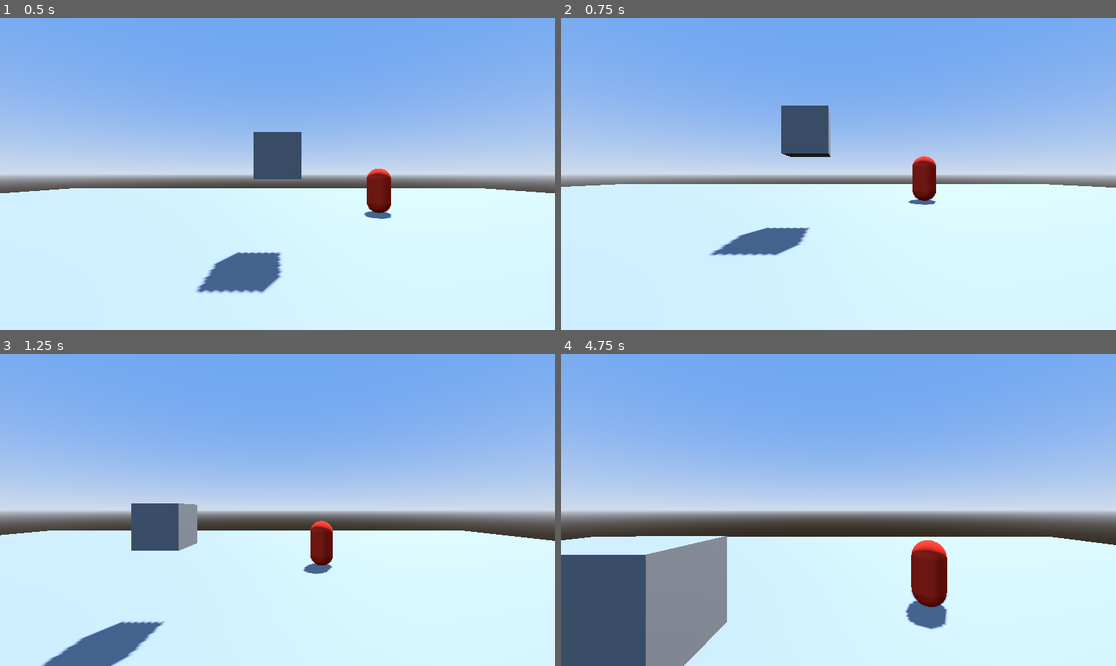
Above: before the commit, frames 1-4 (two rows, left to right).
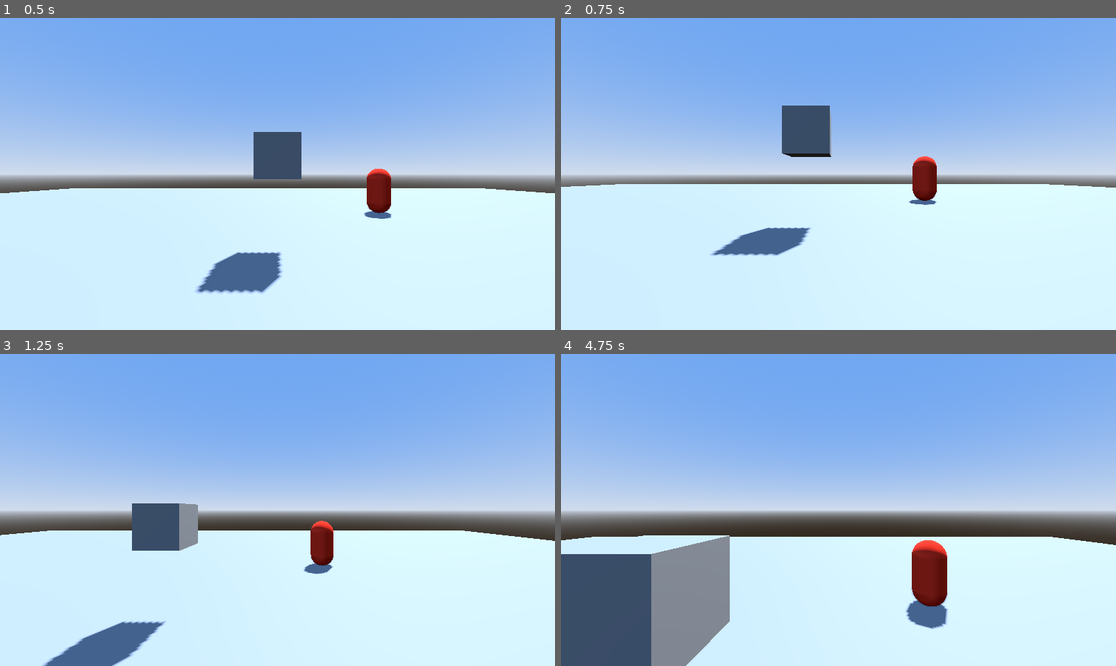
Above: after the commit, the same moments.

Repository: SlipperyMarker/UndeadsAwaitFirstExperiment
Game: Godot game, scene res://Scene/TestingGround.tscn
Two runs of this game, one before a commit and one after it. Both use one fixed random seed, a clock stepped at 60 frames per second and the inputs below.
Inputs (mouse positions are in pixels of both pictures, inside the frame that each line leads up to):
- Up to frame 1 (0.5 s): no input
- Up to frame 2 (0.75 s): tap Enter at 0.5 s; move the mouse to (960, 158) at 0.52 s; hold D (MoveRight) from 0.53 s (still down); hold Ctrl (Crouch) from 0.53 s (still down)
- Up to frame 3 (1.25 s): keep holding D (MoveRight); keep holding Ctrl (Crouch); tap Space (Jump) at 0.77, 1.07 s; tap Shift (MoveFast) at 0.8 s
- Up to frame 4 (4.75 s): move the mouse to (727, 525) at 1.27 s; release D (MoveRight) at 1.28 s; release Ctrl (Crouch) at 1.28 s; hold Escape (Back) 1.28-2.03 s; tap Shift (MoveFast) at 1.35, 3.05 s; tap Space (Jump) at 1.52, 1.55, 1.82, 3.02, 3.32, 3.77, 3.8, 4.07, 4.52 s; move the mouse to (894, 441) at 2.02 s; hold D (MoveRight) 2.03-2.78 s; hold Space (Jump) 2.03-2.78 s; tap Ctrl (Crouch) at 2.3, 2.85, 4.55 s; move the mouse to (810, 572) at 2.77 s; hold W (MoveForward) 2.78-3.53 s; move the mouse to (1005, 556) at 3.52 s; hold Shift (MoveFast) 3.53-4.28 s; hold A (MoveLeft) from 3.53 s (still down); move the mouse to (672, 463) at 4.27 s; click (672, 463) at 4.35 s

Frame 1 is identical in both runs. In frame 2, 0.2% of the frame differs, in the area x 4-91%, y 28-76%; in frame 3, 0.3%; in frame 4, 0.7%, in the area x 0-98%, y 58-100%.

Commit message:
Fix - Code 4.5.2 - movement Fix 2
now the crouching / sprinting / jumping is reliable, the key presses actually do their job 99% of the time.

how did i achieve this? i learned my mistake by random when i realized im giving arguments to the functions that im writing but not using (event from _unhandled_event() withing PlayerBrain).

instead of writing Input.is_action_just_pressed() you should use the argument given which right here is "event". so it becomes event.is_action_pressed().

Diff:
--- a/Code/PlayerBrain.gd
+++ b/Code/PlayerBrain.gd
@@ -19,8 +19,6 @@
 const RotationSpeed:float=0.001
 @export_range(0.1,9.9) var RotationSpeedMultiplier:float=1
 @export var RotationVerticalClamp:=deg_to_rad(85)
-#Normal Variables
-#var Standing:=true
 
 #-----Instanciation-----#
 #to use / interactw with the functions from another script, instanciate them here (outside of any functions). also check out static variables.
@@ -31,7 +29,7 @@
 
 func _ready() -> void:
 	#Setter Functions
-	_PlayerMovement.VarHandler(self,%CollisionShape3DStanding,%CollisionShape3DCrouch,Speed,Velocity,JumpVelocity,DashDistance,SprintMultiplier,CrouchMultiplier,CrouchHeight,Stamina) #physical movement
+	_PlayerMovement.VarHandler(self,%Camera3D,%CollisionShape3DStanding,%CollisionShape3DCrouch,Speed,Velocity,JumpVelocity,DashDistance,SprintMultiplier,CrouchMultiplier,CrouchHeight,Stamina) #physical movement
 	_PlayerMovementLook.VarHandler(self,%Camera3D,RotationSpeed,RotationSpeedMultiplier,RotationVerticalClamp) #look around (mouse) movement
 
 #-----Per-Frame Call------#
@@ -42,9 +40,6 @@
 	_PlayerMovement.GravityHandler(delta)
 	#relocated "move_and_slide()" to this script after asking deepseek about the movement code and if the class it extends …(215 unchanged characters)…
 	move_and_slide()
-	#relocated the crouch mechanism from a per-input method to a per-frame method following the temorary crouching fix
-	_PlayerMovement.HeightHandler()
-	_PlayerMovementLook.HeightHandler()
 
 func _physics_process(delta: float) -> void:
 	#Camera Movement (its a little bit bad, there's a "Rubber band" effect when you drag your mouse too hard / fast and hit the vertical degree limit: it overshoots then corrects its self its kinda annoying.)
@@ -58,8 +53,4 @@
 	_PlayerMovementLook.InputHandlerMouse(event)
 	_PlayerMovement.SprintHandler(event)
 	_PlayerMovement.JumpHandler(event)
-	#_PlayerMovement.HeightHandler(event,Standing)
-	#_PlayerMovementLook.HeightHandler(event,Standing)
-	#temporary bandaid fixes
-#	if Input.is_action_just_pressed("Crouch"):
-#		Standing=!Standing
+	_PlayerMovement.HeightHandler(event)
--- a/Code/PlayerMovement.gd
+++ b/Code/PlayerMovement.gd
@@ -4,6 +4,7 @@
 #-----Variables-----#
 #Getter Variables (will be sourced from PlayerBrain)
 var _Player: CharacterBody3D
+var _Camera: Camera3D
 var Gravity: Vector3
 var _Speed:float
 var _Velocity:float
@@ -18,14 +19,14 @@
 #Normal
 var Sprinting:=false
 var Crouching:=false
-var stand:=true
+var Standing:=true
 """debug
 var i:=0;var o:=0"""
 
 #-----Getter Function-----#
 #sourced from PlayerBrain
-func VarHandler(PNode:CharacterBody3D,ColSta:CollisionShape3D,ColCro:CollisionShape3D,Sp:float,Vl:float,JumpVl:float,Dd:float,Sm:float,Cm:float,Ch:float,S:float)->void:
-	_Player=PNode;_ColliderStanding=ColSta;_ColliderCrouch=ColCro;_ColliderCrouch.disabled=true;_Speed=Sp; _Velocity=Vl;_JumpVelocity=JumpVl;_DashDistance=Dd;_SprintMultiplier=Sm;_CrouchMultiplier=Cm;_CrouchHeight=Ch;_Stamina=S
+func VarHandler(PNode:CharacterBody3D,Cam:Camera3D,ColSta:CollisionShape3D,ColCro:CollisionShape3D,Sp:float,Vl:float,JumpVl:float,Dd:float,Sm:float,Cm:float,Ch:float,S:float)->void:
+	_Player=PNode;_Camera=Cam;_ColliderStanding=ColSta;_ColliderCrouch=ColCro;_ColliderCrouch.disabled=true;_Speed=Sp; _Velocity=Vl;_JumpVelocity=JumpVl;_DashDistance=Dd;_SprintMultiplier=Sm;_CrouchMultiplier=Cm;_CrouchHeight=Ch;_Stamina=S
 
 #-----Logic Functions-----#
 
@@ -33,7 +34,6 @@
 	#These lines get movement inputs and move the character
 	var DirectionInput:=Input.get_vector("MoveLeft","MoveRight","MoveForward","MoveBackward")
 	var _Direction:=(_Player.transform.basis*Vector3(DirectionInput.x,0,DirectionInput.y)).normalized()
-
 	#This if statement applies movement if buttons are pressed
 	if _Direction:
 		_Player.velocity.x=_Direction.x*_Speed
@@ -59,57 +59,28 @@
 		_Player.velocity.y+=Gravity.y*Delta
 
 func JumpHandler(event:InputEvent)->void:
-	if Input.is_action_just_pressed("Jump") and _Player.is_on_floor():
+	if event.is_action_pressed("Jump") and _Player.is_on_floor():
 		_Player.velocity.y=_JumpVelocity
 
 func SprintHandler(event:InputEvent)->void:
-	if Input.is_action_pressed("MoveFast"):
+	if event.is_action_pressed("MoveFast"):
 		Sprinting=true
-	if Input.is_action_just_released("MoveFast"):
+	if event.is_action_released("MoveFast"):
 		Sprinting=false
 
-func HeightHandler()->void:
-	#Temporary Crouch Fix
-	if Input.is_action_just_pressed("Crouch"):
-	#	i+=1
-	#	print("input received: Crouch from PlayerMovement",i)
-		if stand==true:
+func HeightHandler(event:InputEvent)->void:
+	#note: arguments given to classes/funcs are not for beauty, use them bro (the crouching system was fucked up and unreliable because i would forget to use event. instead of Input.)
+	if event.is_action_pressed("Crouch"):
+		if Standing==true:
 			#added a variable to use if needed (used in speed multiplier)
-			stand=false
-			Crouching=true
+			Standing=!Standing
+			Crouching=!Crouching
 			_ColliderStanding.hide();_ColliderStanding.disabled=true
 			_ColliderCrouch.show();_ColliderCrouch.disabled=false
-	#		o+=1
-	#		print("Crouched from Movement","|",_ColliderCrouch.disabled,"|",o)
+			_Camera.position.y=0.2
 		else:
-			stand=true
-			Crouching=false
+			Standing=!Standing
+			Crouching=!Crouching
 			_ColliderStanding.show();_ColliderStanding.disabled=false
 			_ColliderCrouch.hide();_ColliderCrouch.disabled=true
-	#		o+=1
-	#		print("Stood Up from Movement","|",_ColliderCrouch.disabled,"|",o)
-#func HeightHandler(event:InputEvent,Standing:bool)->void:
-	#i first settled for a single collider solution about crouching (changing the height) but it would fail because of how jolt physics handles collider sizes. switched over to a 2 collider solution.
-	#i would only use hide and show methods but it wouldn't work: a little google search revealed to me that hide/show does not affect the collider's functionality and instead toggling the "disabled" option within the collider's properties does.
-	pass
-	#idk why but methods that get run on _unhandled_input() or _input() methods just give up on doing what's written inside. receives the input but doesnt do shit what the fuck.
-	""" old Crouching method (would work 3 out of 10 times if walking sideways and 7 out of 10 times when walking back and forward)
-	if Input.is_action_just_pressed("Crouch"):
-		i+=1
-		print("input received: Crouch from PlayerMovement",i)
-		if stand==true:
-			#added a variable to use if needed (used in speed multiplier)
-			stand=false
-			Crouching=true
-			_ColliderStanding.hide();_ColliderStanding.disabled=true
-			_ColliderCrouch.show();_ColliderCrouch.disabled=false
-			o+=1
-			print("Crouched from Movement","|",_ColliderCrouch.disabled,"|",o)
-		else:
-			stand=true
-			Crouching=false
-			_ColliderStanding.show();_ColliderStanding.disabled=false
-			_ColliderCrouch.hide();_ColliderCrouch.disabled=true
-			o+=1
-			print("Stood Up from Movement","|",_ColliderCrouch.disabled,"|",o)
-"""
+			_Camera.position.y=0.7
--- a/Code/PlayerMovementLook.gd
+++ b/Code/PlayerMovementLook.gd
@@ -46,7 +46,7 @@
 		Input.mouse_mode=Input.MOUSE_MODE_VISIBLE
 	elif Input.mouse_mode==Input.MOUSE_MODE_VISIBLE and event.is_action_pressed("Select"):
 		Input.mouse_mode=Input.MOUSE_MODE_CAPTURED
-
+""" straight up moved this shit to PlayerMovement.gd
 func HeightHandler()->void:
 	#Temporary Crouch Fix
 	if Input.is_action_just_pressed("Crouch"):
@@ -63,7 +63,7 @@
 #			o+=1
 #			print("stood up from camera","|",_Camera.position.y,"|",o)
 	#explained in PlayerMovement.gd
-	"""old crouching method (explained in PlayerMovement.gd)
+	old crouching method (explained in PlayerMovement.gd)
 #func HeightHandler(event:InputEvent,Standing:bool)->void:
 	if Input.is_action_just_pressed("Crouch"):
 		i+=1
